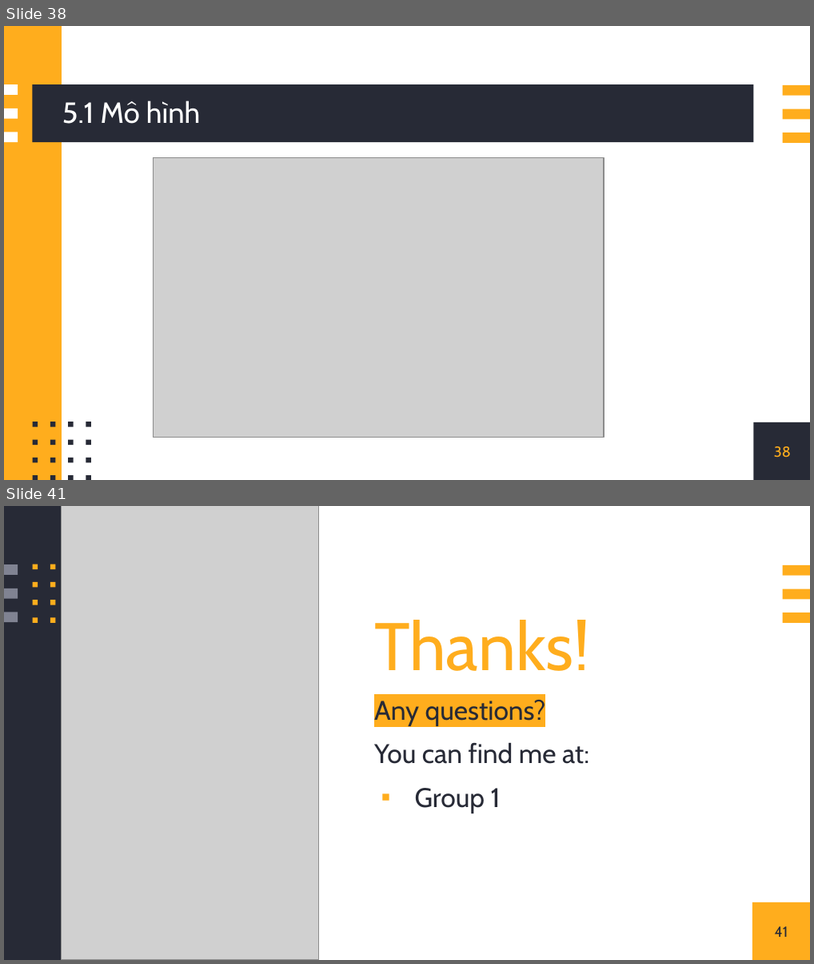
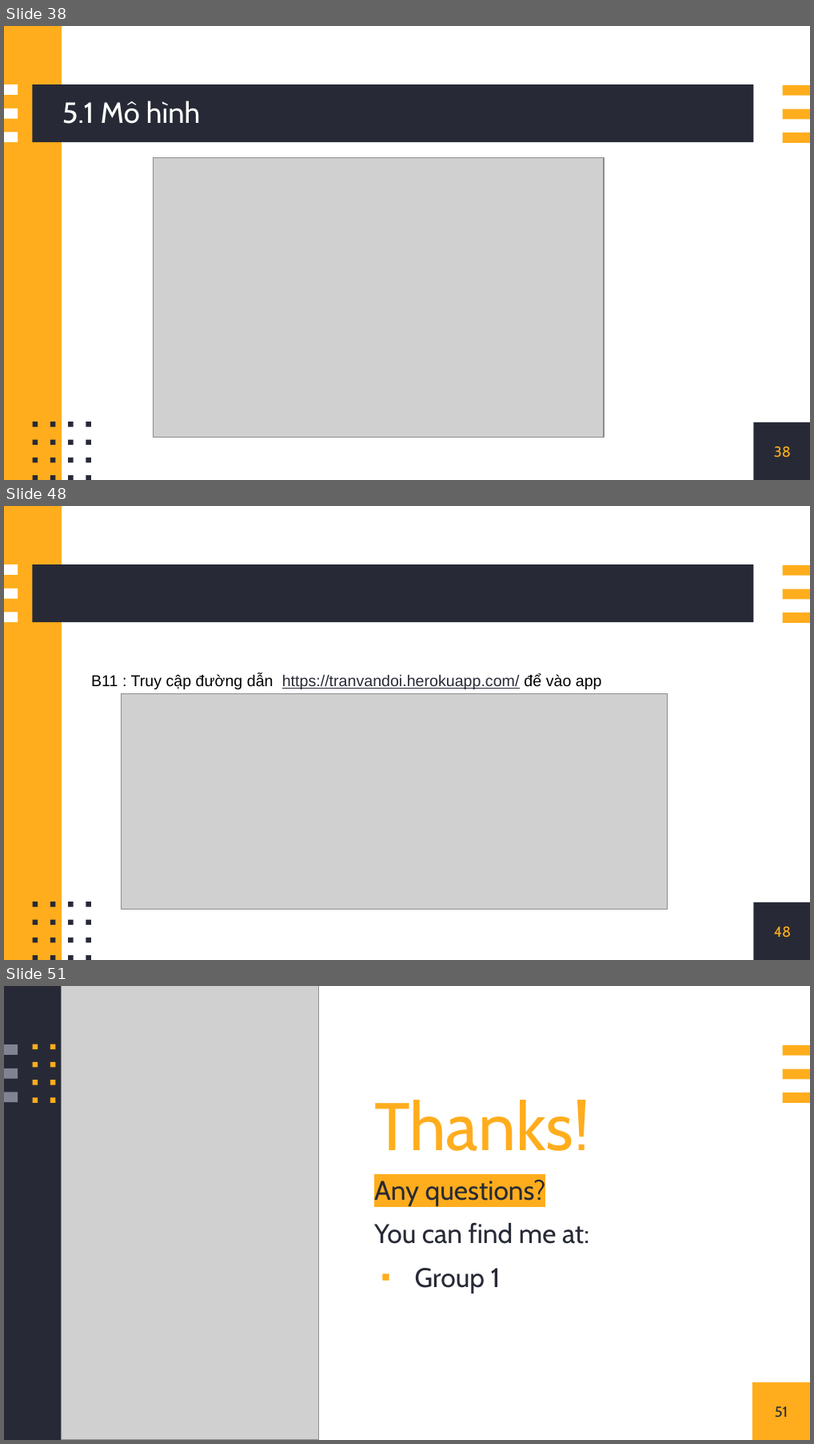
Before and after one commit to doitino/DoAn_CNPM_QuanLyGiangVien, a slide deck: nhom1.pptx. Shown one above the other, each under a label of ours: slides 38 and 41 before the commit, slides 38, 48 and 51 after it; the slides between them are not shown. The pictures are 814x964 and 814x1444 pixels, drawn with LibreOffice and Linux fonts; fonts in the diff are those of the drawing; grey boxes stand for pictures. Boxes give left, top, right and bottom in pixels: in the first picture for what was removed or moved away, otherwise in the second. Text is boxed around its words. In the diff, an @@ line names an element or a change of style, - is before the commit and + after.

```diff
--- a/nhom1.pptx
+++ b/nhom1.pptx
@@ slide 48 added at bbox=[4, 506, 810, 960], background #FFFFFF; not listed: 25 template elements that a slide beside it also shows @@
@@ text added at bbox=[91, 674, 602, 689], 14 pt, text #272A36, underline @@
+B11 : Truy cập đường dẫn https://tranvandoi.herokuapp.com/ để vào app
@@ picture added at bbox=[122, 694, 668, 909] @@
@@ page number added at bbox=[774, 926, 791, 937], 13 pt, text #FFAD1D @@
+48
@@ what was slide 41 is now slide 51 @@
@@ page number at bbox=[775, 1406, 788, 1417]: text changed @@
-41
+51
```
Also in this commit, not shown: 2 slides changed, 9 other slides added, 55 other files.
